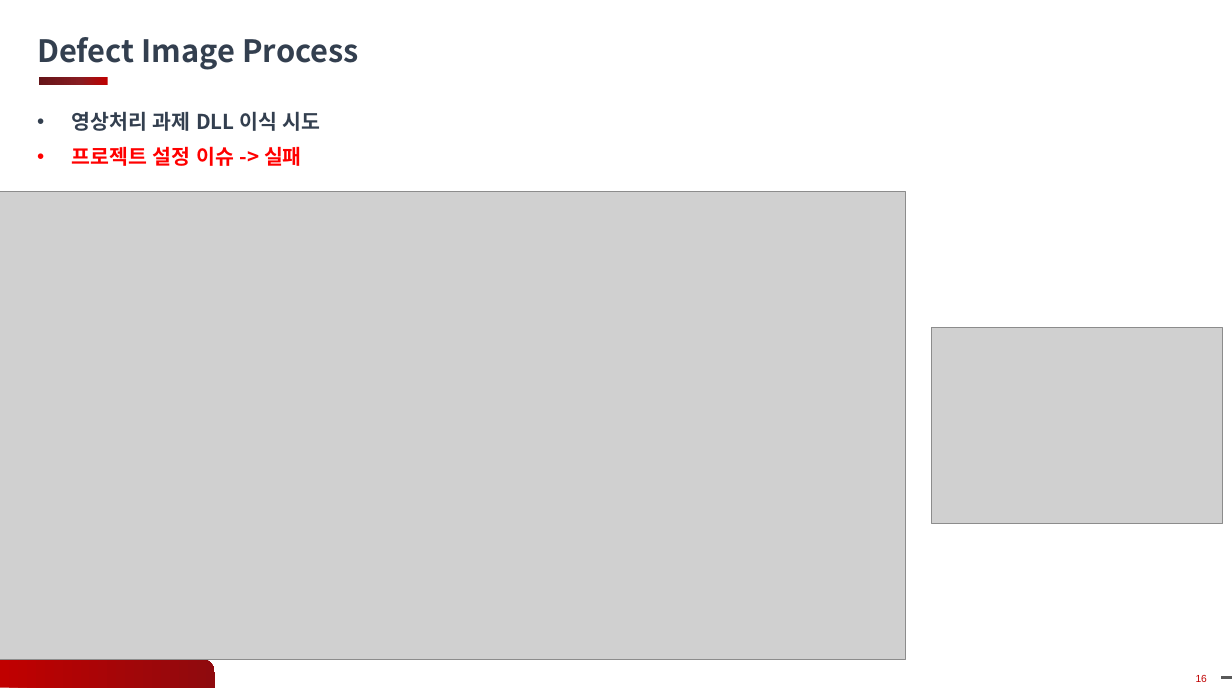
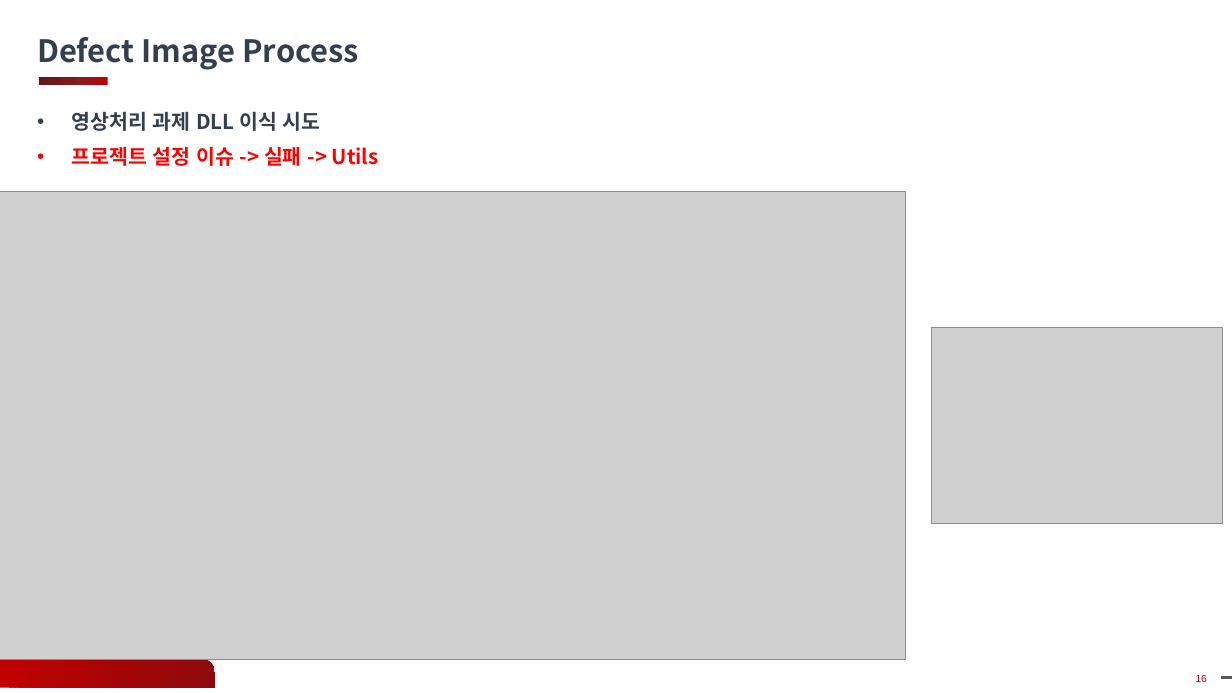
Before and after one commit to gyoon88/KlarfViewer, a slide deck: slide 16 of Docs/12주차_과제_발표_안광윤.pptx. Drawn at 1232x693 pixels with LibreOffice and Linux fonts; fonts in the diff are those of the drawing; grey boxes stand for pictures; background and template pictures are left out. Boxes give left, top, right and bottom in pixels: in the first picture for what was removed or moved away, otherwise in the second. Text is boxed around its words. In the diff, an @@ line names an element or a change of style, - is before the commit and + after.

```diff
--- a/Docs/12주차_과제_발표_안광윤.pptx
+++ b/Docs/12주차_과제_발표_안광윤.pptx
@@ text at (72,146,379,166): text changed @@
-• 프로젝트 설정 이슈 -> 실패
+• 프로젝트 설정 이슈 -> 실패 -> Utils
```
Also in this commit, not shown: 1 other slide changed, 15 other files.
